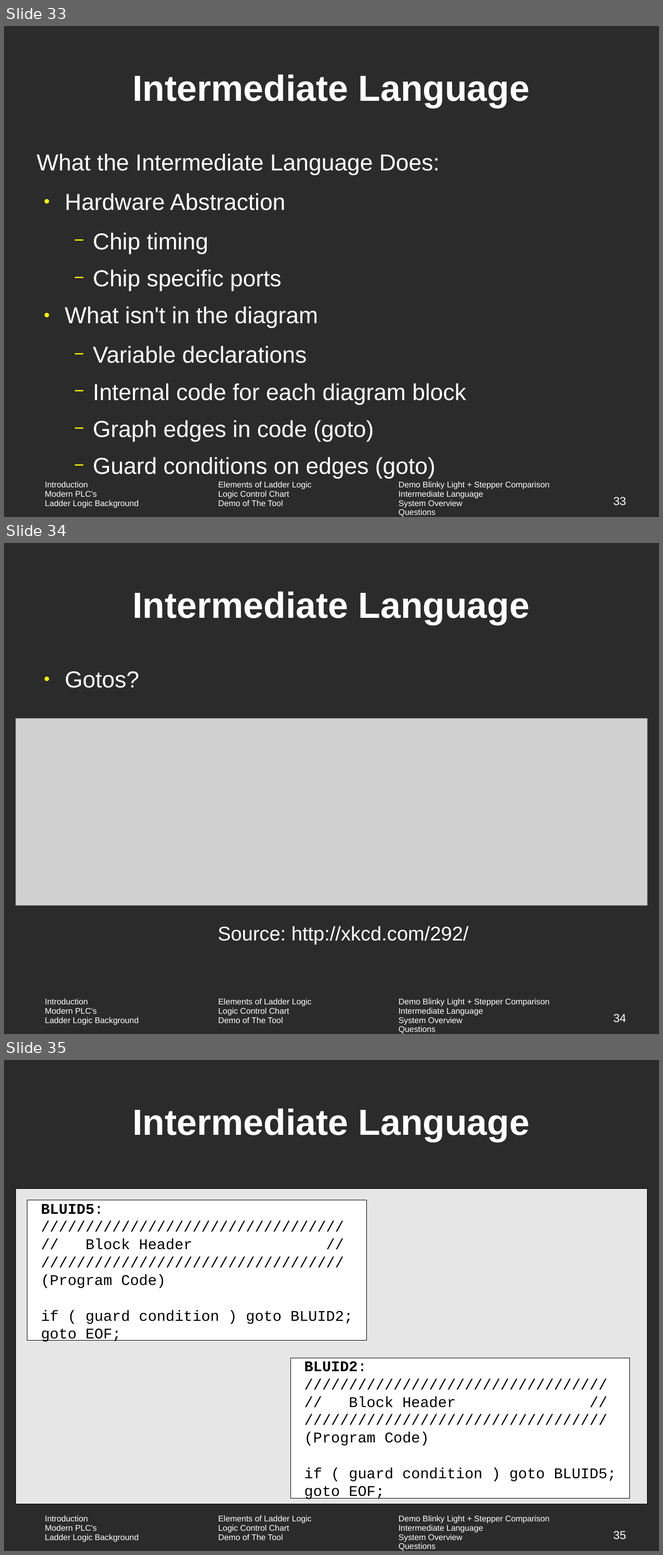
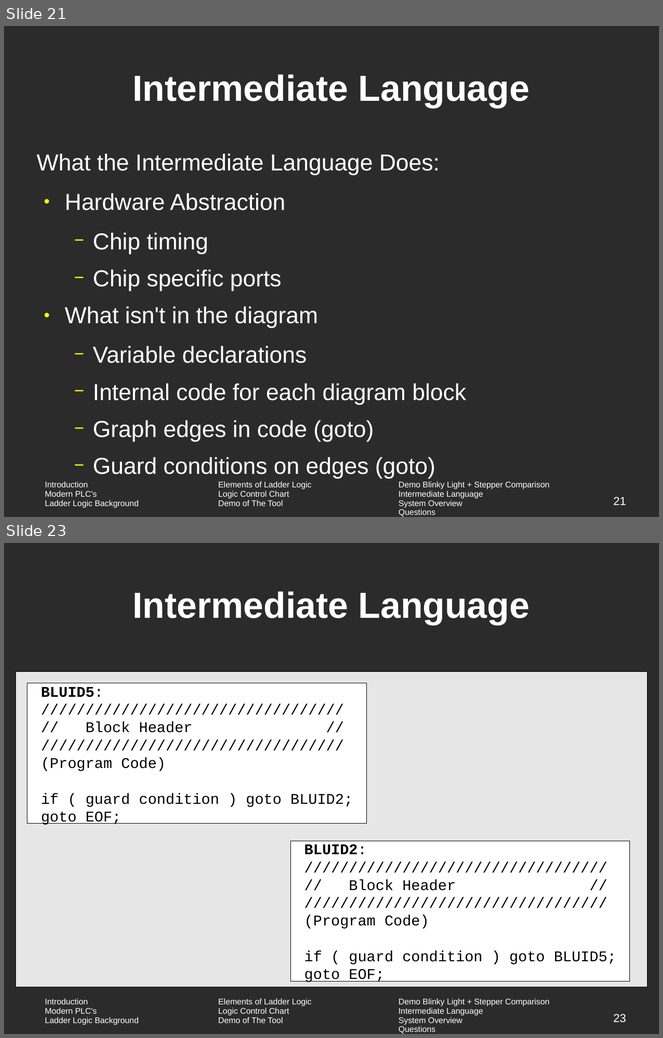
Before and after one commit to vortex-5/plcthesis, a slide deck: presentation/defense.odp. Shown one above the other, each under a label of ours: slides 33, 34 and 35 before the commit, slides 21 and 23 after it; the slides between them are not shown. The pictures are 663x1555 and 663x1038 pixels, drawn with LibreOffice and Linux fonts; fonts in the diff are those of the drawing; grey boxes stand for pictures; background and template pictures are left out; a plain dark background stands for a picture behind light text. Boxes give left, top, right and bottom in pixels: in the first picture for what was removed or moved away, otherwise in the second. Text is boxed around its words. In the diff, an @@ line names an element or a change of style, - is before the commit and + after.

```diff
--- a/presentation/defense.odp
+++ b/presentation/defense.odp
@@ slide 34 removed at [4, 543, 659, 1034], background picture (left out); not listed: 1 template element that a slide beside it also shows @@
@@ title removed at [132, 591, 530, 625] @@
-Intermediate Language
@@ text removed at [65, 671, 139, 688] @@
-● Gotos?
@@ picture removed at [16, 718, 648, 905] @@
@@ text removed at [218, 926, 469, 945] @@
-Source: http://xkcd.com/292/
@@ page number removed at [613, 1014, 626, 1023] @@
-34
@@ what was slide 33 is now slide 21 @@
@@ page number at [613, 497, 626, 505]: text changed @@
-33
+21
@@ what was slide 35 is now slide 23 @@
@@ page number at [613, 1014, 626, 1023]: text changed @@
-35
+23
```
Also in this commit, not shown: 5 slides changed, 16 slides added, 28 other slides removed, 24 other files.
